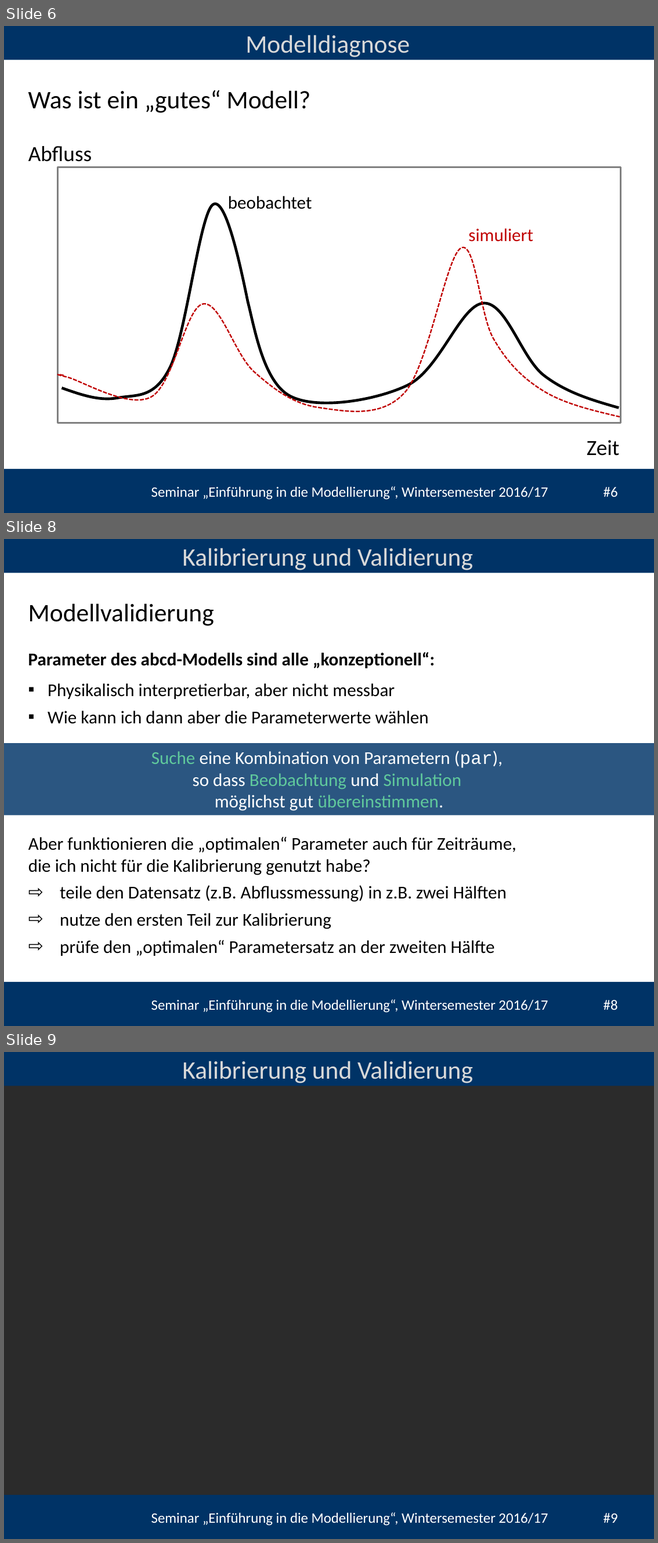
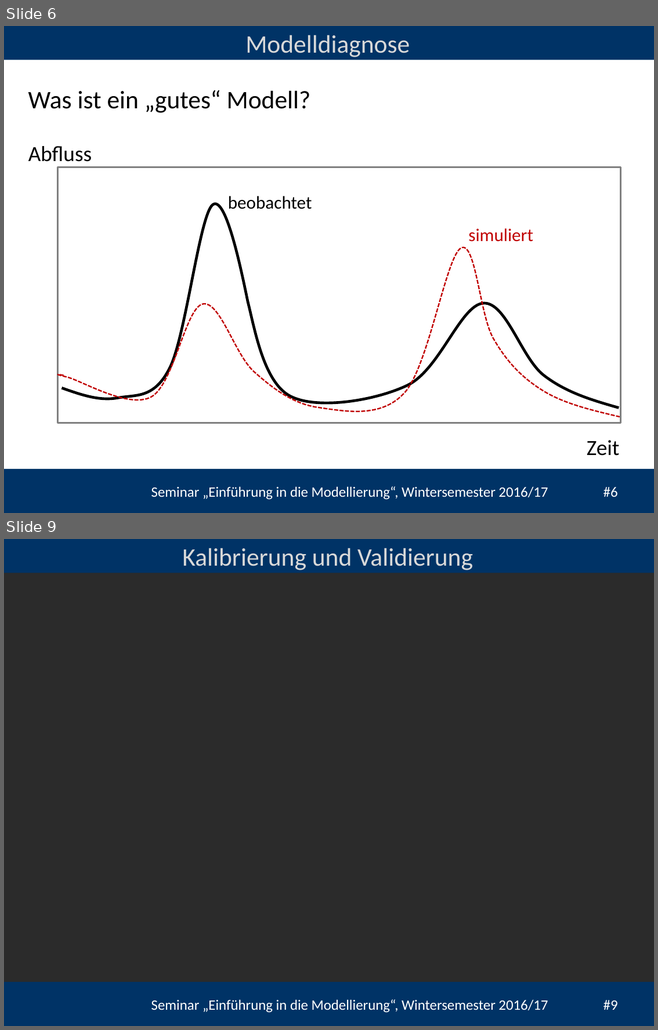
Before and after one commit to heistermann/Einf_Modellierung, a slide deck: Termin_6/folien/UebungModellierung#6.pptx. Shown one above the other, each under a label of ours: slides 6, 8 and 9 before the commit, slides 6 and 9 after it; the slides between them are not shown. The pictures are 658x1543 and 658x1030 pixels, drawn with LibreOffice and Linux fonts; fonts in the diff are those of the drawing; background and template pictures are left out; a plain dark background stands for a picture behind light text. Boxes give left, top, right and bottom in pixels: in the first picture for what was removed or moved away, otherwise in the second. Text is boxed around its words. In the diff, an @@ line names an element or a change of style, - is before the commit and + after.

```diff
--- a/Termin_6/folien/UebungModellierung#6.pptx
+++ b/Termin_6/folien/UebungModellierung#6.pptx
@@ slide 8 removed at box(4, 539, 654, 1026), background #FFFFFF; not listed: 3 template elements that a slide beside it also shows @@
@@ text removed at box(182, 548, 473, 570) @@
-Kalibrierung und Validierung
@@ text removed at box(28, 603, 214, 626) @@
-Modellvalidierung
@@ text removed at box(28, 652, 434, 668) @@
-Parameter des abcd-Modells sind alle „konzeptionell“:
@@ text removed at box(48, 683, 429, 724) @@
-▪ Physikalisch interpretierbar, aber nicht messbar
-▪ Wie kann ich dann aber die Parameterwerte wählen
@@ rectangle removed at box(4, 743, 654, 815) @@
-Suche eine Kombination von Parametern (par),
-so dass Beobachtung und Simulation
-möglichst gut übereinstimmen.
@@ text removed at box(28, 837, 516, 956) @@
-Aber funktionieren die „optimalen“ Parameter auch für Zeiträume,
-die ich nicht für die Kalibrierung genutzt habe?
-⇨ teile den Datensatz (z.B. Abflussmessung) in z.B. zwei Hälften
-⇨ nutze den ersten Teil zur Kalibrierung
-⇨ prüfe den „optimalen“ Parametersatz an der zweiten Hälfte
```
Also in this commit, not shown: 2 slides changed, 2 slides added, 1 other slide removed, 23 other files.
